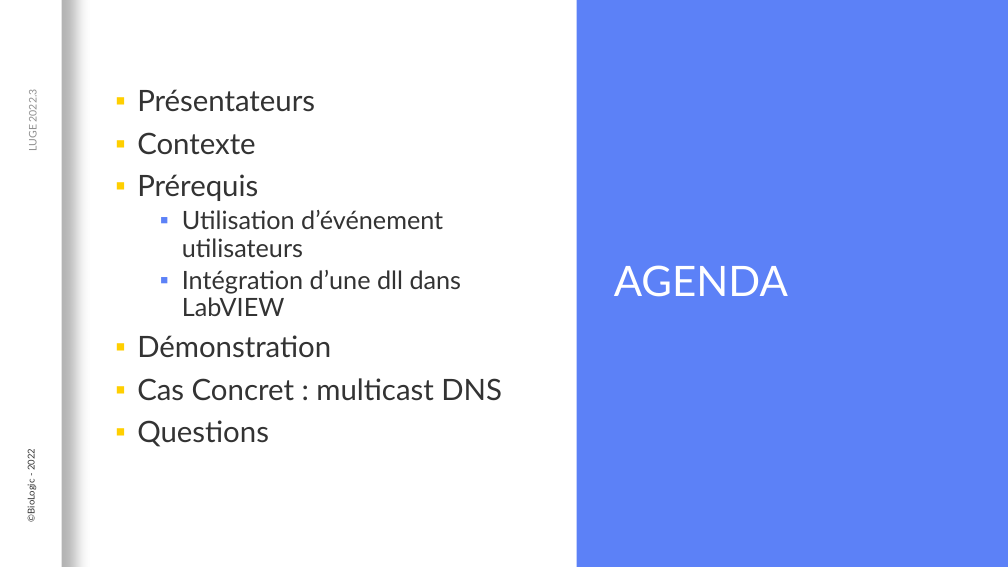
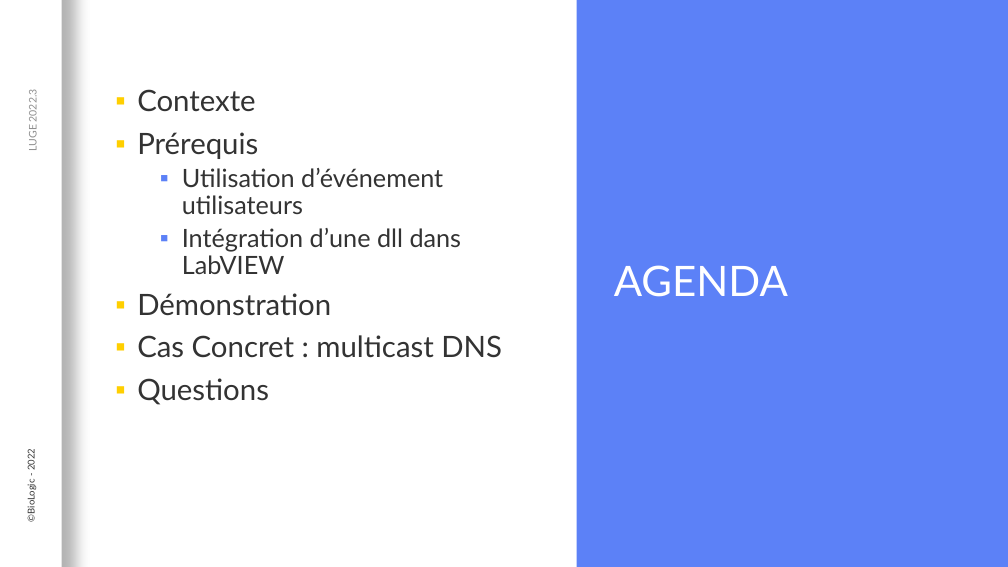
Before and after one commit to Loysse/PostLVUserEvent_Demo, a slide deck: slide 3 of Interaction événementielle entre du code C et LabVIEW.pptx (slide 2 before the commit). Drawn at 1008x567 pixels with LibreOffice and Linux fonts; fonts in the diff are those of the drawing; background and template pictures are left out. Boxes give left, top, right and bottom in pixels: in the first picture for what was removed or moved away, otherwise in the second. Text is boxed around its words. In the diff, an @@ line names an element or a change of style, - is before the commit and + after.

```diff
--- a/Interaction événementielle entre du code C et LabVIEW.pptx
+++ b/Interaction événementielle entre du code C et LabVIEW.pptx
@@ text at <box>137,89,315,112</box>: paragraph removed @@
-▪ Présentateurs
```
Also in this commit, not shown: 4 other slides changed, 2 slides removed.
